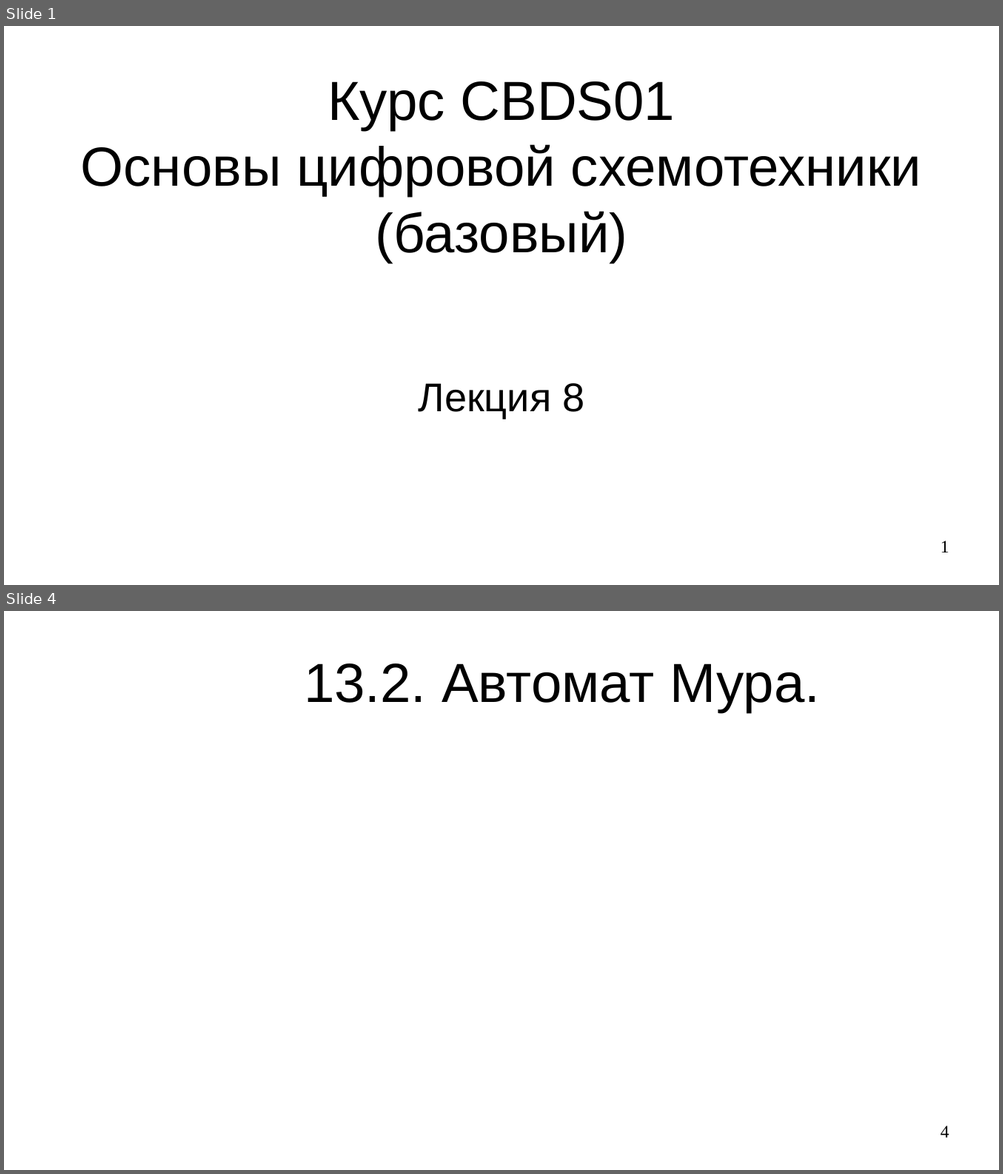
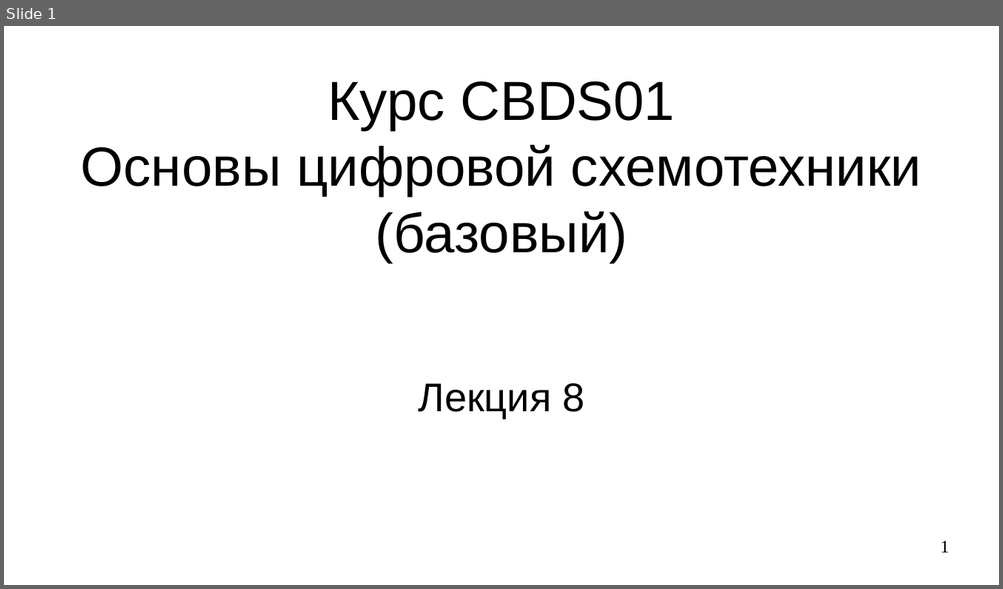
Before and after one commit to steelcraft/stud-lab, a slide deck: Лекции/СBDS01#L8.odp. Shown one above the other, each under a label of ours: slides 1 and 4 before the commit, slide 1 after it; the slides between them are not shown. The pictures are 1003x1174 and 1003x589 pixels, drawn with LibreOffice and Linux fonts; fonts in the diff are those of the drawing. Boxes give left, top, right and bottom in pixels: in the first picture for what was removed or moved away, otherwise in the second. Text is boxed around its words. In the diff, an @@ line names an element or a change of style, - is before the commit and + after.

Commit message:
Добавлен раздел по конечным автоматам

```diff
--- a/Лекции/СBDS01#L8.odp
+++ b/Лекции/СBDS01#L8.odp
@@ slide 4 removed at (4, 611, 999, 1170), background #FFFFFF @@
@@ title removed at (304, 664, 819, 712) @@
-13.2. Автомат Мура.
@@ page number removed at (940, 1126, 949, 1138) @@
-4
```
Also in this commit, not shown: 3 slides changed, 2 slides added, 2 other slides removed.
